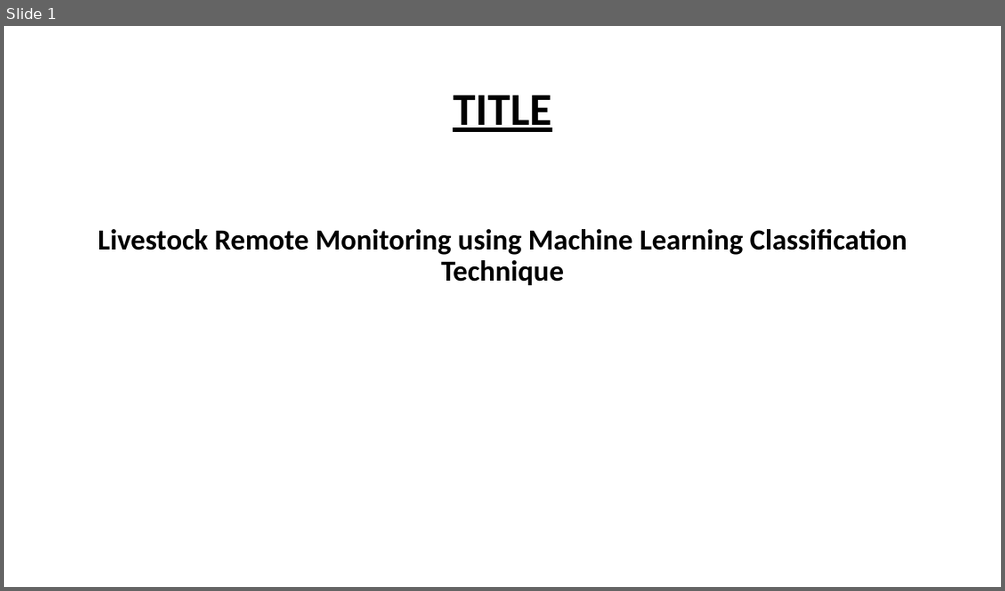
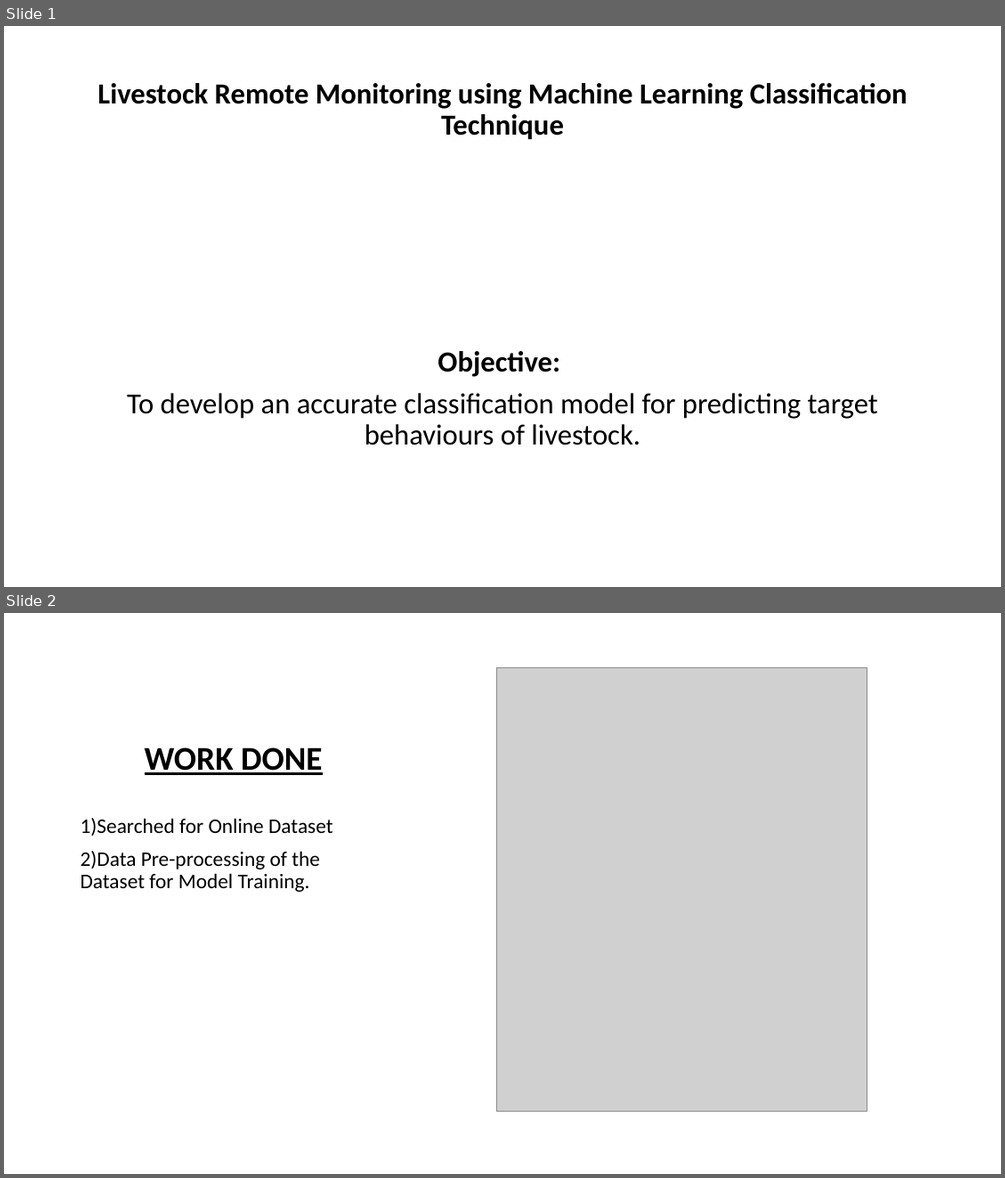
Before and after one commit to Ramesh86-TurBo/Livestock-Remote-Monitoring-Using-ML, a slide deck: PresentationPhase1.pptx. Shown one above the other, each under a label of ours: slide 1 before the commit, slides 1 and 2 after it. The pictures are 1005x591 and 1005x1178 pixels, drawn with LibreOffice and Linux fonts; fonts in the diff are those of the drawing; grey boxes stand for pictures. Boxes give left, top, right and bottom in pixels: in the first picture for what was removed or moved away, otherwise in the second. Text is boxed around its words. In the diff, an @@ line names an element or a change of style, - is before the commit and + after.

```diff
--- a/PresentationPhase1.pptx
+++ b/PresentationPhase1.pptx
@@ slide 2 added at bbox=[4, 613, 1001, 1174], background #FFFFFF @@
@@ picture added at bbox=[496, 667, 867, 1111] @@
@@ title added at bbox=[145, 747, 323, 775], 32 pt, text #000000, bold, underline @@
+WORK DONE
@@ text added at bbox=[81, 818, 333, 892], 20 pt, text #000000 @@
+1)Searched for Online Dataset
+2)Data Pre-processing of the Dataset for Model Training.
@@ slide 1 changed as well @@
@@ title at bbox=[97, 83, 907, 139]: text changed; size 44 to 28 pt @@
-TITLE
+Livestock Remote Monitoring using Machine Learning Classification Technique
@@ text at bbox=[127, 351, 878, 445]: text changed; bold off @@
-Livestock Remote Monitoring using Machine Learning Classification Technique
+Objective:
+To develop an accurate classification model for predicting target behaviours of livestock.
```
Also in this commit, not shown: 1 other slide changed, 1 slide removed, 30 other files.
